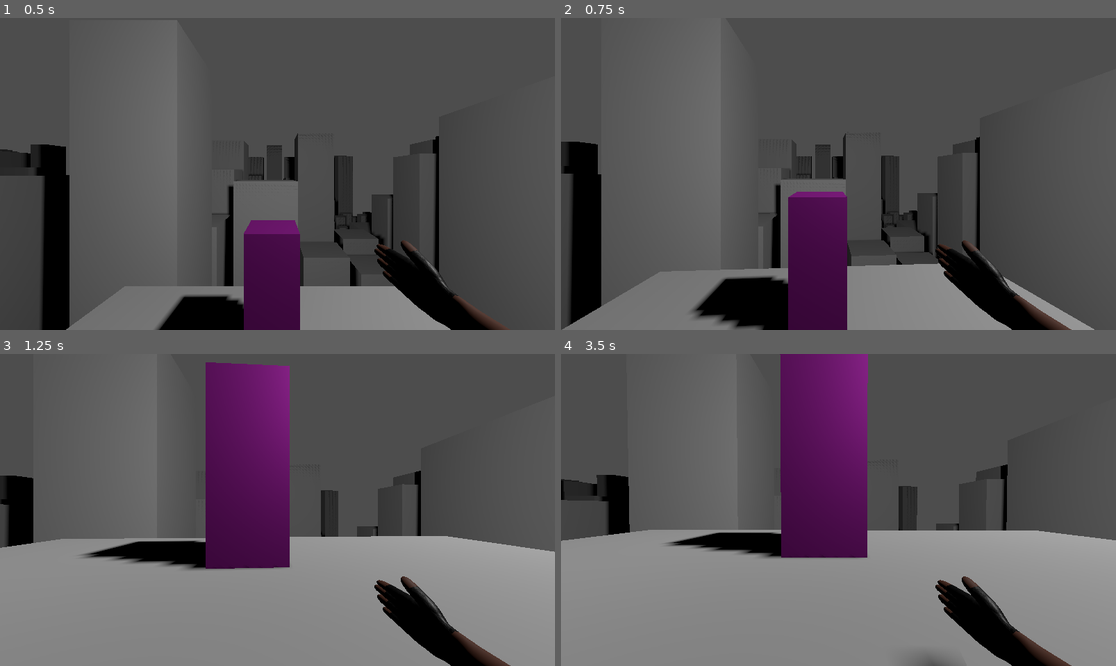
Above: before the commit, frames 1-4 (two rows, left to right).
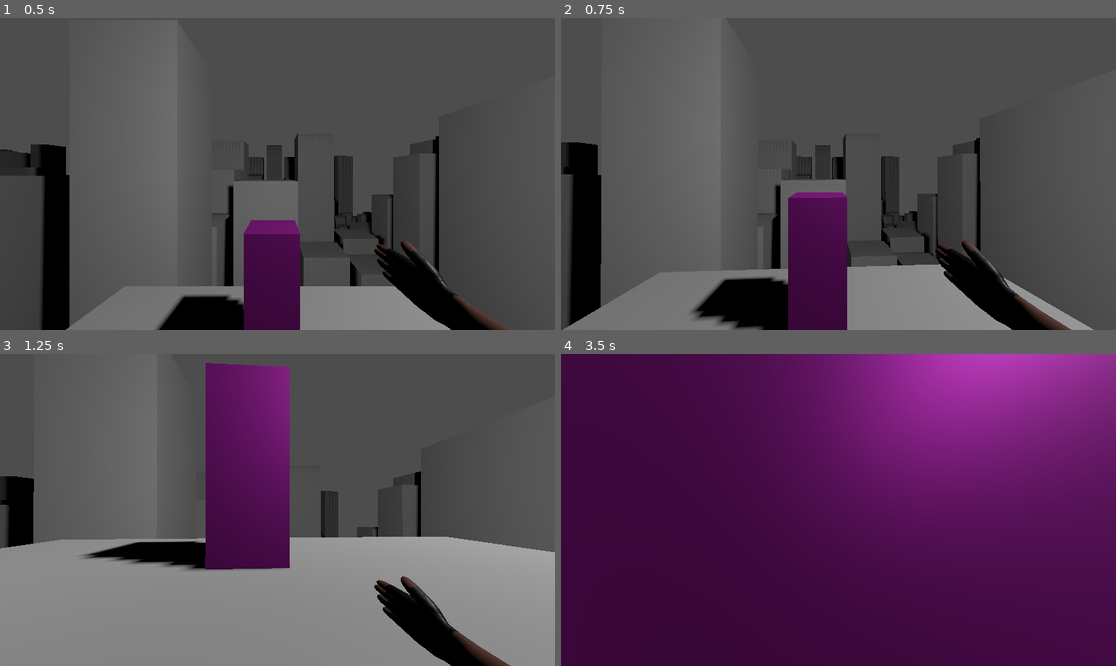
Above: after the commit, the same moments.

Repository: big-man-brendan/Vertigo
Game: Godot game, scene res://Scenes/test_bench.tscn
Two runs of this game, one before a commit and one after it. Both use one fixed random seed, a clock stepped at 60 frames per second and the inputs below.
Inputs (mouse positions are in pixels of both pictures, inside the frame that each line leads up to):
- Up to frame 1 (0.5 s): no input
- Up to frame 2 (0.75 s): tap Enter (ui_accept) at 0.5, 0.6 s; move the mouse to (866, 174) at 0.52 s; hold W (Forward) from 0.53 s (still down)
- Up to frame 3 (1.25 s): keep holding W (Forward); tap Enter (ui_accept) at 0.77, 1.07 s
- Up to frame 4 (3.5 s): keep holding W (Forward); move the mouse to (810, 510) at 1.27 s; tap Shift (Shift) at 1.35 s; tap Enter (ui_accept) at 1.52, 1.55, 1.82, 2.3, 2.85, 3.02, 3.32 s; move the mouse to (849, 503) at 2.02 s; tap Alt at 2.1 s; move the mouse to (832, 516) at 2.77 s

Frame 1 is identical in both runs. In frame 2, 0.5% of the frame differs, in the area x 0-97%, y 36-100%; in frame 3, 0.5%; in frame 4, 90%, in the area x 0-100%, y 0-100%.
Error before the commit: Attempt to call function 'rotate_x' in base 'null instance' on a null instance. (res://Scripts/player.gd:32)

Commit message:
Small changes to head rotation. added a buffer node, fixed vaulting on flat ground issue, but still land rolling issues

Diff:
--- /dev/null
+++ b/Scenes/buffer.gd
@@ -0,0 +1,23 @@
+extends Node3D
+
+#var rolling = false
+#var roll_amount = 0.0
+#var start_rotation = 0.0
+#
+#func _process(delta: float) -> void:
+	#if rolling:
+		#var roll_speed = 0.2
+		#
+		#rotation.x -= roll_speed
+		#roll_amount += roll_speed
+		#
+		#if roll_amount >= 2 * PI:
+			#rotation.x = start_rotation
+			#rolling = false
+			#roll_amount = 0.0
+#
+#func _on_character_body_3d_roll() -> void:
+	#if !rolling:
+		#start_rotation = rotation.x
+		#roll_amount = 0.0
+		#rolling = true
--- a/Scenes/player.tscn
+++ b/Scenes/player.tscn
@@ -3,6 +3,7 @@
 [ext_resource type="Script" uid="uid://iio56ia0yxmv" path="res://Scripts/player.gd" id="1_v0iea"]
 [ext_resource type="Script" uid="uid://df10xj7rk4vym" path="res://Scripts/head.gd" id="2_6t5aa"]
 [ext_resource type="PackedScene" uid="uid://lnj3jioxstlu" path="res://Assets/right_hand.glb" id="2_cvnsp"]
+[ext_resource type="Script" uid="uid://qwac3rfeehxl" path="res://Scenes/buffer.gd" id="3_vgqql"]
 
 [sub_resource type="CapsuleShape3D" id="CapsuleShape3D_v0iea"]
 
@@ -18,6 +19,7 @@
 script = ExtResource("2_6t5aa")
 
 [node name="Buffer" type="Node3D" parent="Head" unique_id=1197920965]
+script = ExtResource("3_vgqql")
 
 [node name="Camera3D" type="Camera3D" parent="Head/Buffer" unique_id=1991187671]
 transform = Transform3D(2, 0, 0, 0, 2, 0, 0, 0, 2, 0, 0, 0)
@@ -27,3 +29,4 @@
 transform = Transform3D(0.012153143, 0.06380893, 0.0023917016, -0.06384118, 0.012190504, -0.00083301787, -0.0012663071, -0.0021933129, 0.06495062, 0.9001882, -0.738808, -0.49)
 
 [connection signal="roll" from="." to="Head" method="_on_character_body_3d_roll"]
+[connection signal="roll" from="." to="Head/Buffer" method="_on_character_body_3d_roll"]
--- a/Scripts/head.gd
+++ b/Scripts/head.gd
@@ -1,20 +1,25 @@
 extends Node3D
 
+#had to move this code back and forth between the buffer and the head beacuse of rotation issues
+
 var rolling = false
-var old_rotation = 0.0
-
-func _ready() -> void:
-	pass
+var roll_amount = 0.0
+var start_rotation = 0.0
 
 func _process(delta: float) -> void:
 	if rolling:
-		rotation.x -= 0.2
+		var roll_speed = 0.2
 
-		if abs(rotation.x - old_rotation) >= 2 * PI:
-			rotation.x = old_rotation
+		rotation.x -= roll_speed
+		roll_amount += roll_speed
+
+		if roll_amount >= 2 * PI:
+			rotation.x = start_rotation
 			rolling = false
+			roll_amount = 0.0
 
 func _on_character_body_3d_roll() -> void:
 	if !rolling:
-		old_rotation = rotation.x
+		start_rotation = rotation.x
+		roll_amount = 0.0
 		rolling = true
--- a/Scripts/player.gd
+++ b/Scripts/player.gd
@@ -18,6 +18,9 @@
 
 @onready var player_camara = $Head/Buffer/Camera3D
 @onready var right_hand = $Head/Buffer/Camera3D/right_hand
+@onready var buffer = $Head/Buffer
+@onready var player_head = $Head
+
 
 
 func _ready() -> void:
@@ -28,8 +31,8 @@
 
 	if event is InputEventMouseMotion:
 		#rotation.y = $Head.rotation.y
-		$Head.rotate_y(-event.relative.x*sens)
-		$Head/Camera3D.rotate_x(-event.relative.y*sens)
+		player_head.rotate_y(-event.relative.x*sens)
+		player_camara.rotate_x(-event.relative.y*sens)
 
 func floor_ray():
 
@@ -57,7 +60,7 @@
 	var space = get_world_3d().direct_space_state
 
 	var start = global_position + Vector3(0, height, 0)
-	var end = start + $Head.transform.basis.z * -2.0
+	var end = start + player_head.transform.basis.z * -2.0
 
 	var query = PhysicsRayQueryParameters3D.create(start, end)
 	query.exclude = [self]
@@ -84,7 +87,7 @@
 
 	var start = global_position + Vector3(0, 0, 0)
 
-	var end : Vector3 = start + ($Head.transform.basis * Vector3(1, 0, 0)) * 1
+	var end : Vector3 = start + (player_head.transform.basis * Vector3(1, 0, 0)) * 1
 
 
 
@@ -143,7 +146,7 @@
 			#depends on which ray hits, which ever one, attach to wall.
 
 
-			var facing_direction = $Head.rotation.y
+			var facing_direction = player_head.rotation.y
 
 			wall_ray()
 
@@ -247,7 +250,7 @@
 	#	input_dir = Vector2(input_dir.x,-1)
 
 
-	var direction : Vector3 = ($Head.transform.basis * Vector3(input_dir.x, 0, input_dir.y)).normalized()
+	var direction : Vector3 = (player_head.transform.basis * Vector3(input_dir.x, 0, input_dir.y)).normalized()
 
 
 
@@ -294,13 +297,12 @@
 			#16.667 is the frame time at 60 fps
 			bob_timer += delta + 16.667
 
-			var head_pos = 0.306 + sin(bob_timer / 1000.0 * 13) * 0.05
-			print(head_pos)
-			$Head.position.y = head_pos
-
-			$Head.rotation.x =  sin(bob_timer / 1000.0 * 8) * 0.02
-
-			var hands = $Head/Camera3D/right_hand
+			var head_bob = 0.306 + sin(bob_timer / 1000.0 * 13) * 0.05
+
+			buffer.position.y = head_bob
+
+			buffer.rotation.x =  sin(bob_timer / 1000.0 * 8) * 0.02
+
 
 			var bob_amount = 0.05
 			var bob_speed = 8.0
@@ -308,7 +310,7 @@
 
 			var bob = sin(bob_timer / 1000.0 * bob_speed) * bob_amount
 
-			hands.rotation.x = bob * 2
+			right_hand.rotation.x = bob * 2
 
 
 		if direction:
Not shown, added: Scenes/buffer.gd.uid
